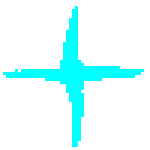
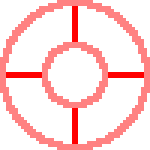
Layers edited between the first and the second 150x150 image:
added layer "sec cir" above "tester" over [0, 0, 150, 150]
hid "tester" over [3, 6, 144, 147]
